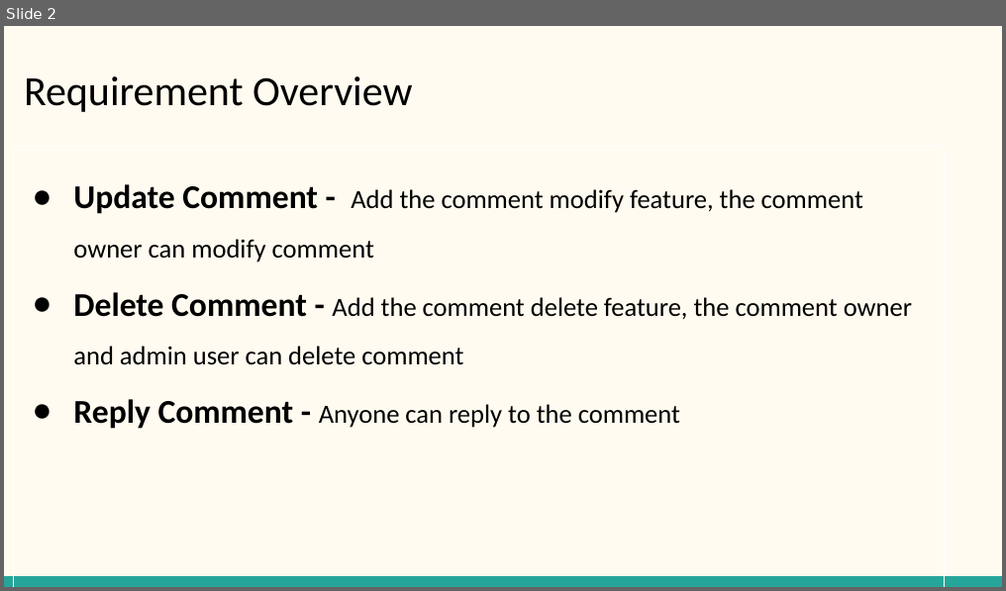
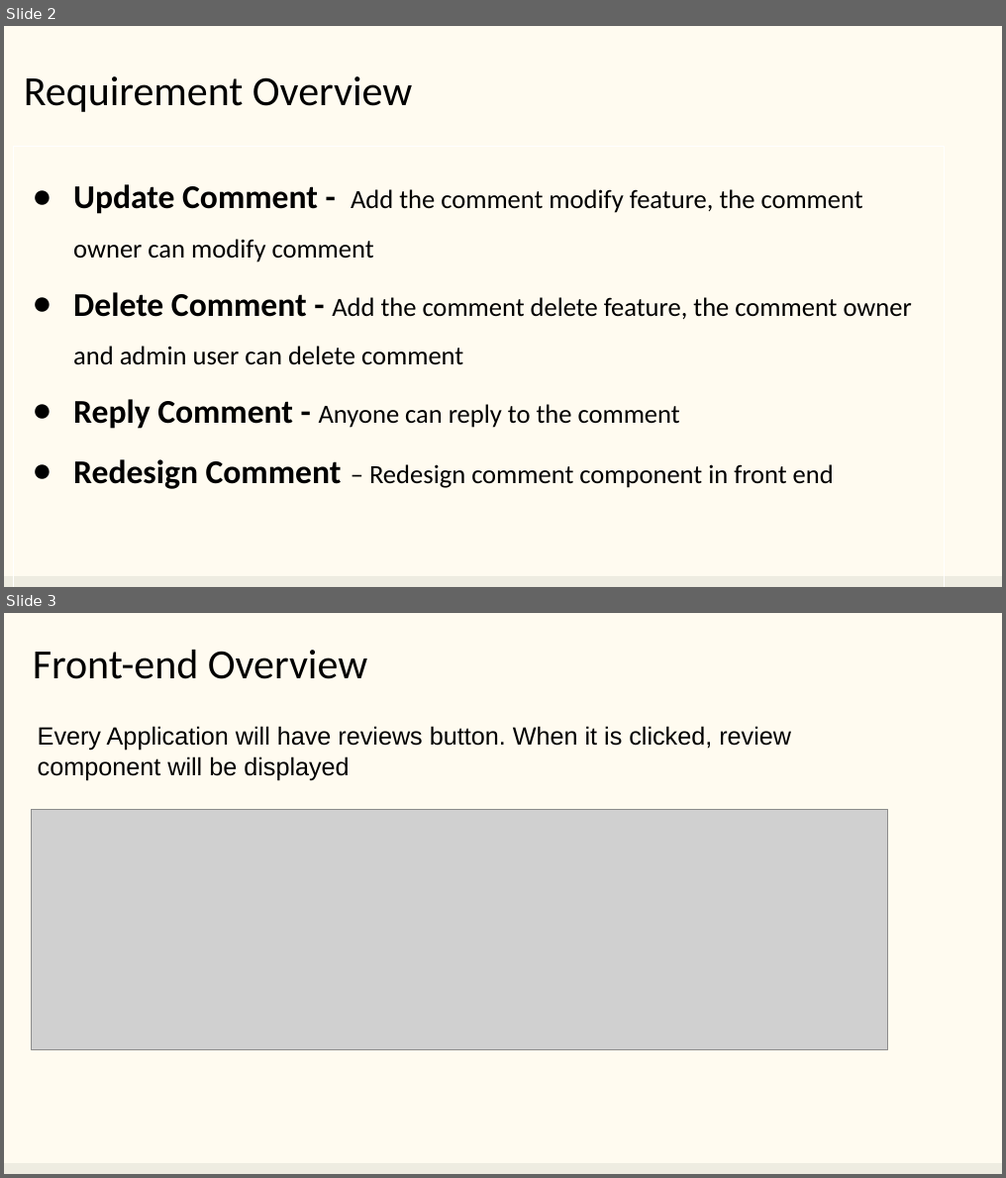
Before and after one commit to EdgeGallery/community, a slide deck: AppStore and Developer Joint PT/Release/Requirement analysis/appstore/Comment Feature.pptx. Shown one above the other, each under a label of ours: slide 2 before the commit, slides 2 and 3 after it. The pictures are 1006x591 and 1006x1178 pixels, drawn with LibreOffice and Linux fonts; fonts in the diff are those of the drawing; grey boxes stand for pictures. Boxes give left, top, right and bottom in pixels: in the first picture for what was removed or moved away, otherwise in the second. Text is boxed around its words. In the diff, an @@ line names an element or a change of style, - is before the commit and + after.

```diff
--- a/AppStore and Developer Joint PT/Release/Requirement analysis/appstore/Comment Feature.pptx
+++ b/AppStore and Developer Joint PT/Release/Requirement analysis/appstore/Comment Feature.pptx
@@ slide 3 added at (4, 613, 1002, 1174), background #FFFBF0; not listed: 1 template element that a slide beside it also shows @@
@@ text added at (33, 650, 367, 679), 30 pt, text #000000 @@
+Front-end Overview
@@ text added at (38, 726, 791, 780), 18 pt, text #000000 @@
+Every Application will have reviews button. When it is clicked, review component will be displayed
@@ picture added at (32, 810, 888, 1052) @@
@@ slide 2 changed as well @@
@@ rectangle "Update Comment - Add the ..." at (14, 146, 944, 587): text to rectangle; outline #FFFFFF 0.75 pt to #FFFFFF 0.74 pt @@
@@ text in rectangle at (73, 460, 834, 489): paragraph added @@
+● Redesign Comment – Redesign comment component in front end
@@ rectangle at (4, 576, 1002, 587): fill #26A69A to #EEECE1 @@
```
Also in this commit, not shown: 14 other slides changed.
